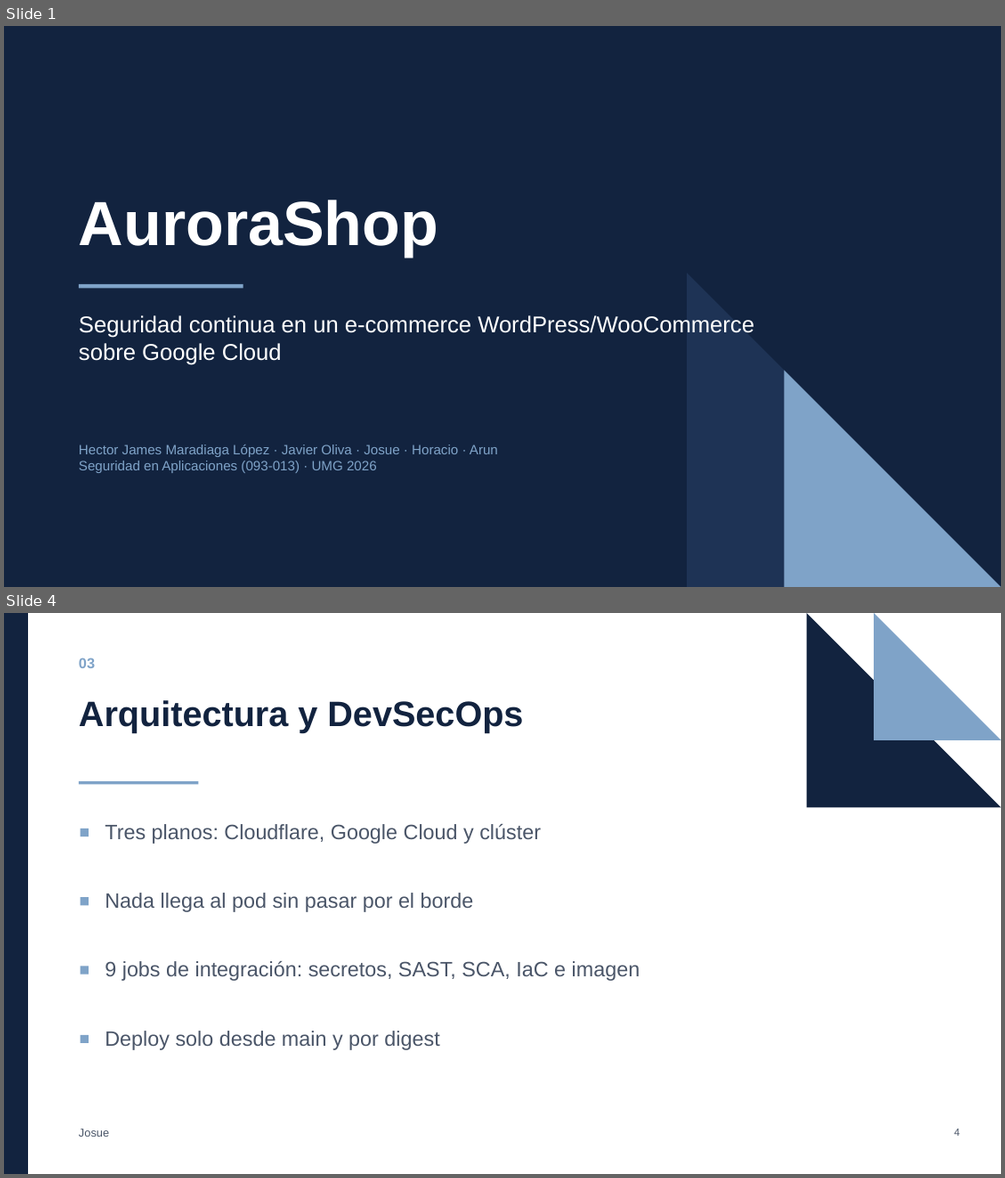
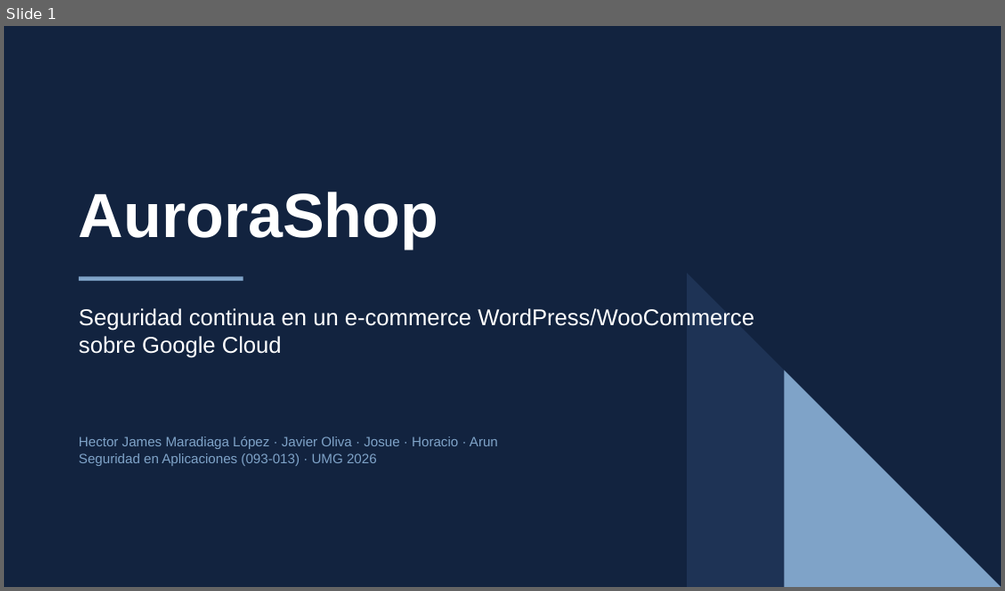
Before and after one commit to Joliva07/ProyectoFinal_SeguridadEnAplicaciones, a slide deck: docs/06-informe/salida/presentacion.pptx. Shown one above the other, each under a label of ours: slides 1 and 4 before the commit, slide 1 after it; the slides between them are not shown. The pictures are 1005x1178 and 1005x591 pixels, drawn with LibreOffice and Linux fonts; fonts in the diff are those of the drawing. Boxes give left, top, right and bottom in pixels: in the first picture for what was removed or moved away, otherwise in the second. Text is boxed around its words. In the diff, an @@ line names an element or a change of style, - is before the commit and + after.

Commit message:
docs(presentacion): amplia a 11 diapositivas con diagramas
- Arquitectura en tres planos y pipeline DevSecOps dibujados como diagramas.
- Heatmap de riesgo residual como imagen.
- KPIs por bloque y dos anexos de respaldo (hallazgos y cifras).
- Nuevo enlace publico de Canva.

```diff
--- a/docs/06-informe/salida/presentacion.pptx
+++ b/docs/06-informe/salida/presentacion.pptx
@@ slide 4 removed at (x1=4, y1=613, x2=1001, y2=1174), background #FFFFFF @@
@@ rectangle removed at (x1=4, y1=613, x2=28, y2=1174) @@
@@ right triangle removed at (x1=807, y1=613, x2=1001, y2=807) @@
@@ right triangle removed at (x1=874, y1=613, x2=1001, y2=740) @@
@@ text removed at (x1=79, y1=657, x2=95, y2=668) @@
-03
@@ text removed at (x1=79, y1=700, x2=523, y2=733) @@
-Arquitectura y DevSecOps
@@ rectangle removed at (x1=79, y1=781, x2=198, y2=784) @@
@@ text removed at (x1=105, y1=824, x2=541, y2=844) @@
-Tres planos: Cloudflare, Google Cloud y clúster
@@ rectangle removed at (x1=81, y1=828, x2=89, y2=836) @@
@@ rectangle removed at (x1=81, y1=897, x2=89, y2=906) @@
@@ text removed at (x1=105, y1=892, x2=474, y2=912) @@
-Nada llega al pod sin pasar por el borde
@@ rectangle removed at (x1=81, y1=966, x2=89, y2=974) @@
@@ text removed at (x1=105, y1=961, x2=640, y2=981) @@
-9 jobs de integración: secretos, SAST, SCA, IaC e imagen
@@ rectangle removed at (x1=81, y1=1035, x2=89, y2=1043) @@
@@ text removed at (x1=105, y1=1030, x2=439, y2=1050) @@
-Deploy solo desde main y por digest
@@ text removed at (x1=79, y1=1128, x2=109, y2=1136) @@
-Josue
@@ text removed at (x1=954, y1=1128, x2=959, y2=1135) @@
-4
@@ slide 1 changed as well @@
@@ 3 texts, 1 rectangle moved together from (x1=79, y1=200, x2=754, y2=473) to (x1=79, y1=192, x2=754, y2=466) @@
```
Also in this commit, not shown: 2 other slides changed, 8 slides added, 3 other slides removed, 1 other file.
